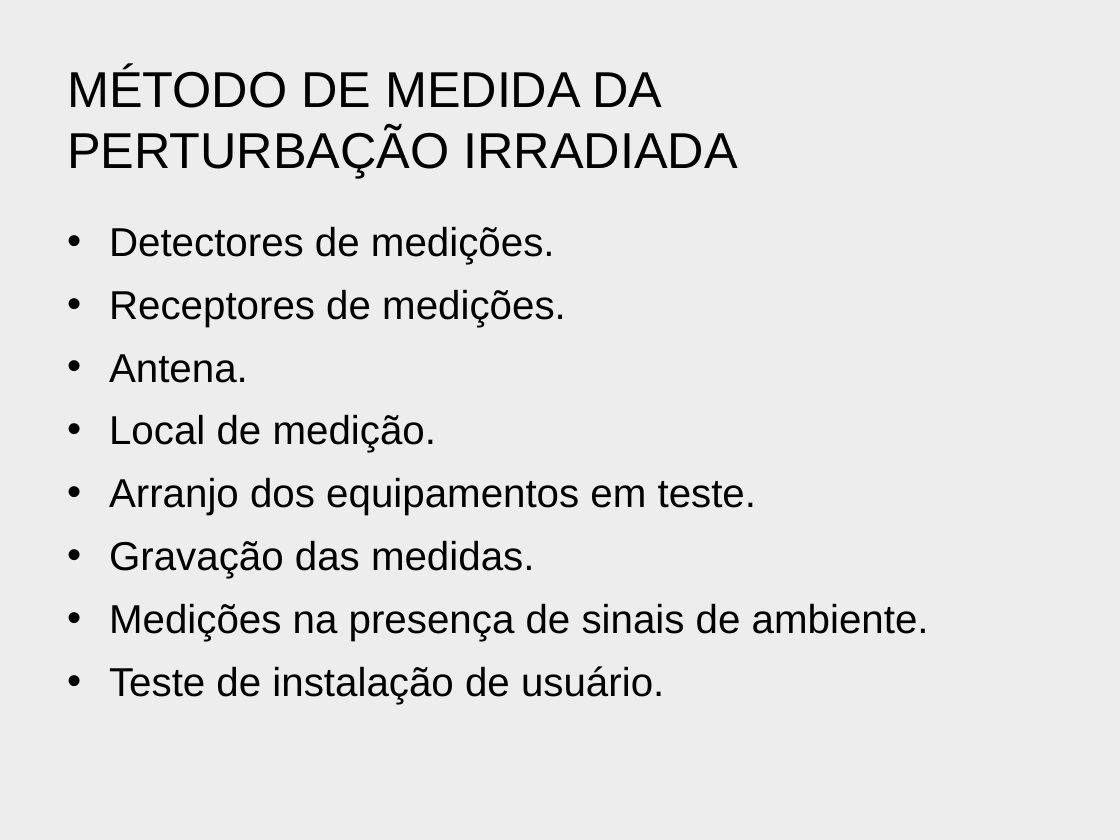
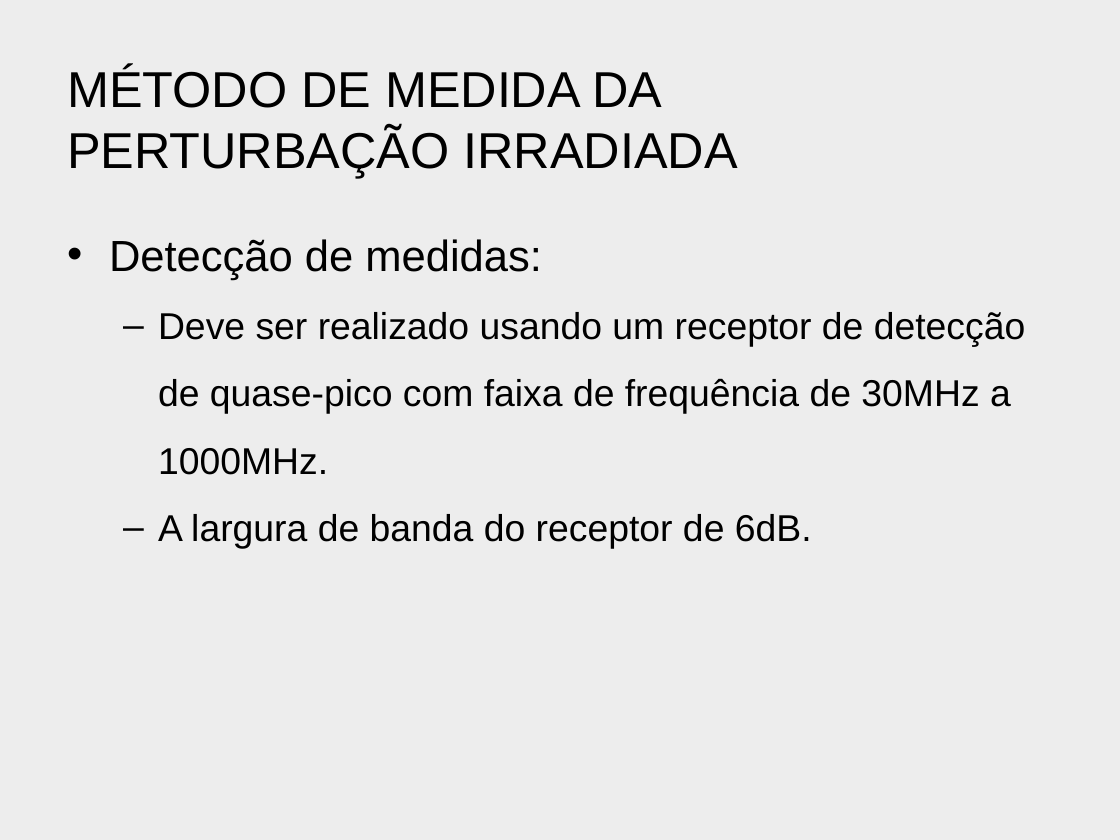
Before and after one commit to bengelbert/ifsc, a slide deck: slide 13 of cem_20308/docs/cispr22.pptx. Drawn at 1120x840 pixels with LibreOffice and Linux fonts; fonts in the diff are those of the drawing; background and template pictures are left out. Boxes give left, top, right and bottom in pixels: in the first picture for what was removed or moved away, otherwise in the second. Text is boxed around its words. In the diff, an @@ line names an element or a change of style, - is before the commit and + after.

```diff
--- a/cem_20308/docs/cispr22.pptx
+++ b/cem_20308/docs/cispr22.pptx
@@ text at (109, 239, 1026, 549): text changed; size 25.9 to 24 pt @@
-• Detectores de medições.
-• Receptores de medições.
-• Antena.
-• Local de medição.
-• Arranjo dos equipamentos em teste.
-• Gravação das medidas.
-• Medições na presença de sinais de ambiente.
-• Teste de instalação de usuário.
+• Detecção de medidas:
+  – Deve ser realizado usando um receptor de detecção de quase-pico com faixa de frequência de 30MHz a 1000MHz.
+  – A largura de banda do receptor de 6dB.
```
Also in this commit, not shown: 2 other slides changed, 1 slide added.
